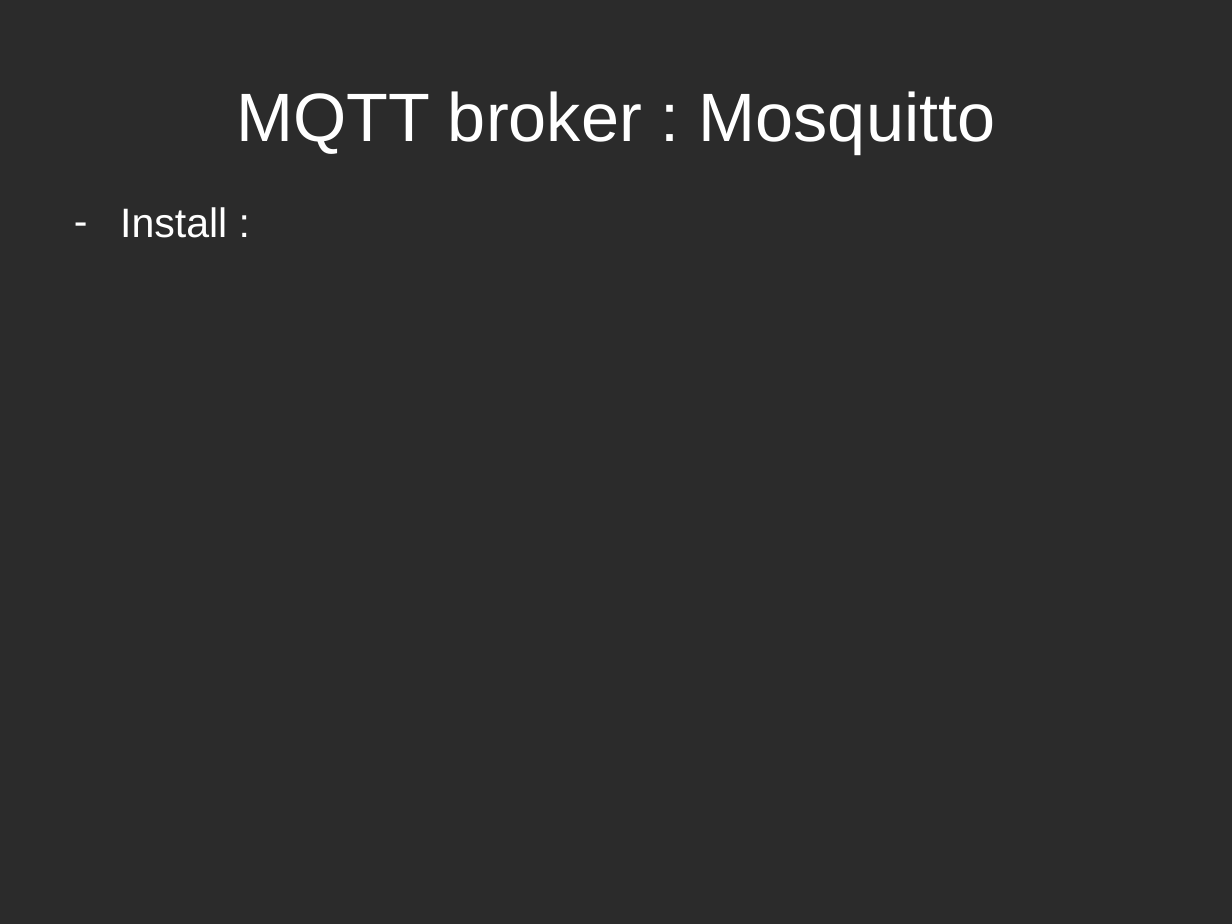
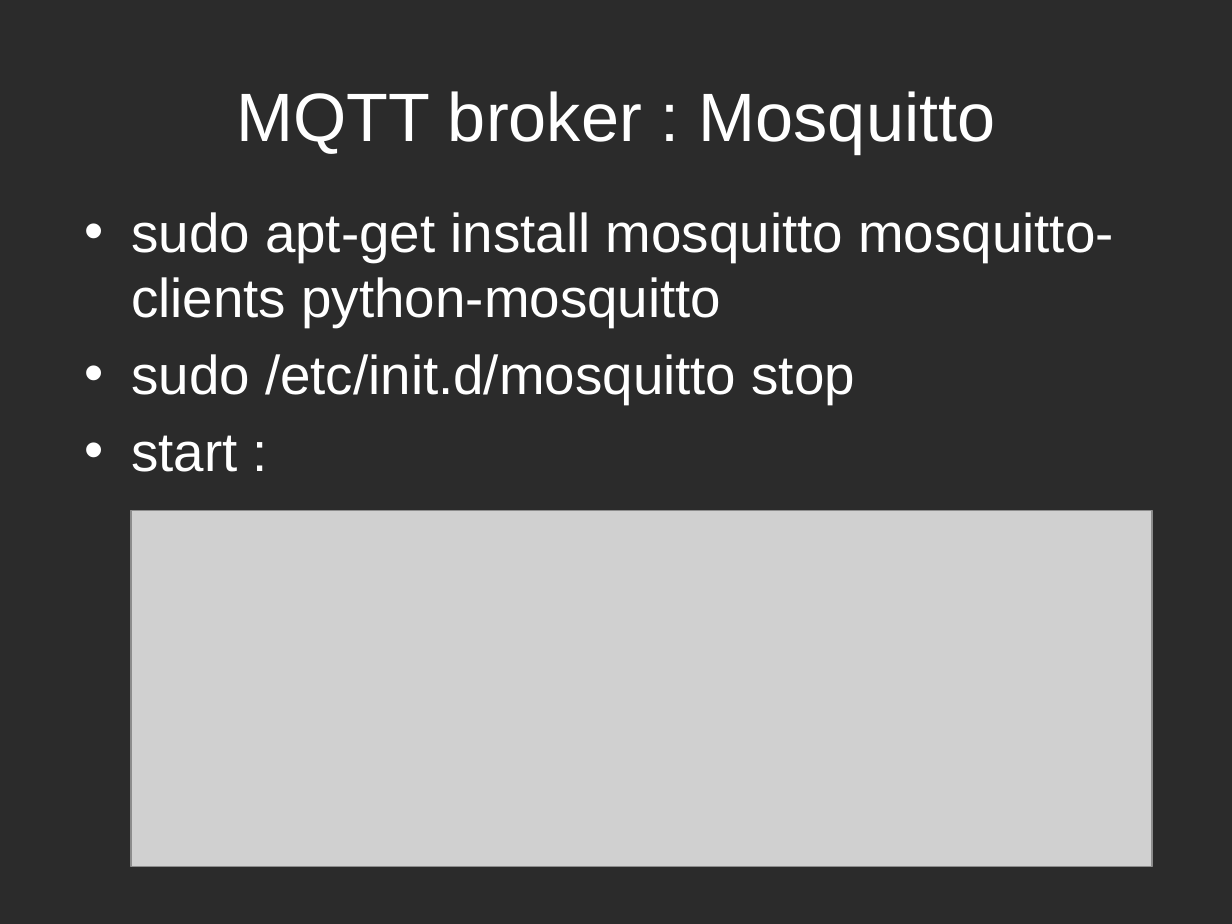
Before and after one commit to WSNhub/WSN-at-Work, a slide deck: slide 40 of workshop2x/WSNatwork - workshop2.pptx (slide 31 before the commit). Drawn at 1232x924 pixels with LibreOffice and Linux fonts; fonts in the diff are those of the drawing; grey boxes stand for pictures; background and template pictures are left out; a plain dark background stands for a picture behind light text. Boxes give left, top, right and bottom in pixels: in the first picture for what was removed or moved away, otherwise in the second. Text is boxed around its words. In the diff, an @@ line names an element or a change of style, - is before the commit and + after.

```diff
--- a/workshop2x/WSNatwork - workshop2.pptx
+++ b/workshop2x/WSNatwork - workshop2.pptx
@@ text at bbox=[131, 212, 1114, 472]: text changed; size 24 to 32 pt @@
-– Install :
+• sudo apt-get install mosquitto mosquitto-clients python-mosquitto
+• sudo /etc/init.d/mosquitto stop
+• start :
@@ picture added at bbox=[131, 510, 1152, 866] @@
```
Also in this commit, not shown: 3 other slides changed, 11 slides added.
